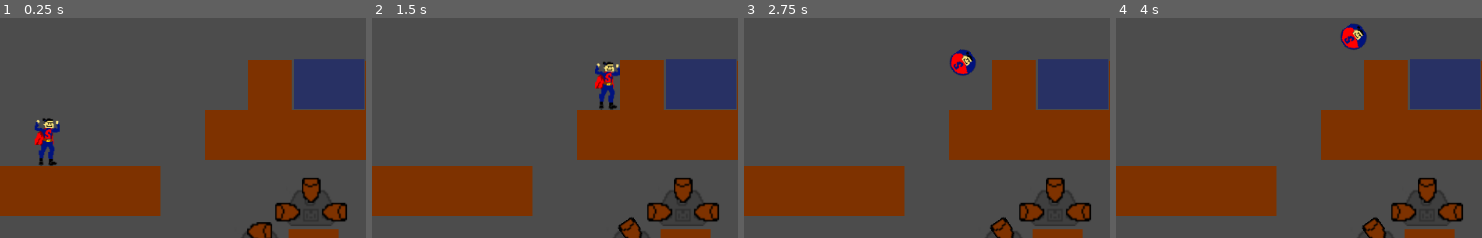
Above: before the commit, frames 1-4 (left to right).
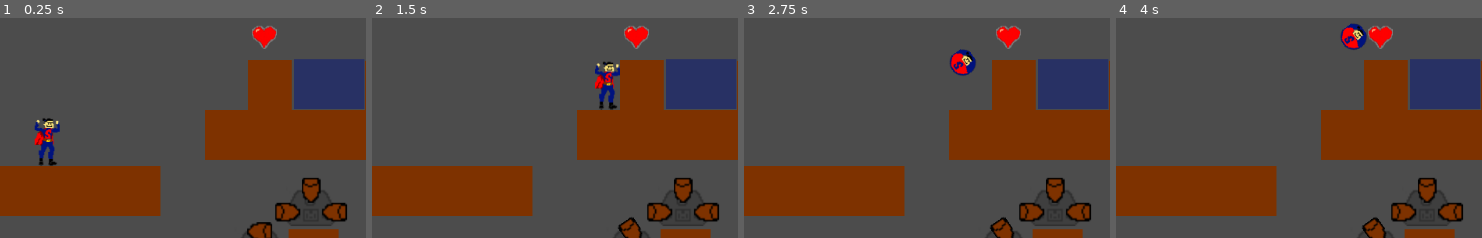
Above: after the commit, the same moments.

Repository: epielemeier/SacrificialSam
Game: Godot game, scene res://Level.tscn
Two runs of this game, one before a commit and one after it. Both use one fixed random seed, a clock stepped at 60 frames per second and the inputs below.
Inputs:
- Up to frame 1 (0.25 s): no input
- Up to frame 2 (1.5 s): tap Enter at 0.5 s; hold Z (dash) 0.53-1.28 s; hold Right (ui_right) from 0.53 s (still down); tap Space (ui_select) at 0.77 s; tap X (interact) at 1.35 s
- Up to frame 3 (2.75 s): tap Space (ui_select) at 1.52 s; release Right (ui_right) at 2.03 s; hold Left (ui_left) from 2.03 s (still down); tap C (shrink) at 2.1 s
- Up to frame 4 (4 s): release Left (ui_left) at 2.78 s; hold Right (ui_right) from 2.78 s (still down); tap Z (dash) at 2.85 s; tap Space (ui_select) at 3.02, 3.77 s; tap X (interact) at 3.6 s
The pictures show only the part of the screen within x 33-83%, y 17-67%; the shares and areas given below are measured in that part.

The runs differ from the first frame. In frame 1, 0.5% of the frame differs, in the area x 68-76%, y 3-15%; in frame 2, 0.5%; in frame 3, 0.5%; in frame 4, 0.5%.

Commit message:
add heart collectible

Diff:
--- a/HealthControl.gd
+++ b/HealthControl.gd
@@ -2,13 +2,14 @@
 
 signal zero_health
 
-var health_amount = 3
+var max_health_amount = 3
+var health_amount = max_health_amount
 var cur_waterbreathing_amount = 0
 var is_holding_breath = false
 
 func _ready():
-	_set_health(health_amount)
-	set_max_health(health_amount)
+	_set_health(max_health_amount)
+	set_max_health(max_health_amount)
 	$HoldBreathTimer.connect("timeout", self, "_on_HoldBreathTimer_timeout")
 
 func _process(delta):
@@ -38,13 +39,16 @@
 		i += 1
 
 func change_health(difference):
-	health_amount += difference
+	health_amount = max(0,min(health_amount + difference, max_health_amount))
 	_set_health(health_amount)
-	if health_amount <= 0:
+	if health_amount == 0:
 		emit_signal("zero_health")
 
 func get_health():
 	return health_amount
+
+func get_health_lost():
+	return max_health_amount - health_amount
 
 func set_max_health(value):
 	var h = _get_heart_controls()
--- /dev/null
+++ b/HeartCollectible.tscn
@@ -0,0 +1,28 @@
+[gd_scene load_steps=3 format=2]
+
+[ext_resource path="res://art/heart_full.png" type="Texture" id=1]
+
+[sub_resource type="CircleShape2D" id=1]
+
+custom_solver_bias = 0.0
+radius = 17.5974
+
+[node name="HeartCollectible" type="Area2D"]
+
+input_pickable = true
+gravity_vec = Vector2( 0, 1 )
+gravity = 98.0
+linear_damp = 0.1
+angular_damp = 1.0
+collision_layer = 1032
+audio_bus_override = false
+audio_bus_name = "Master"
+_sections_unfolded = [ "Collision" ]
+
+[node name="CollisionShape2D" type="CollisionShape2D" parent="." index="0"]
+
+shape = SubResource( 1 )
+
+[node name="Sprite" type="Sprite" parent="." index="1"]
+
+texture = ExtResource( 1 )
--- a/Level.gd
+++ b/Level.gd
@@ -10,6 +10,8 @@
 	for child in $WaterTiles.get_children():
 		child.connect("area_entered", self, "_on_WaterTile_area_entered")
 		child.connect("area_exited", self, "_on_WaterTile_area_exited")
+	for child in $HeartCollectibles.get_children():
+		child.connect("body_entered", self, "_on_HeartCollectible_body_entered", [child])
 	$Victim.connect("give_equipment", self, "_on_Victim_give_equipment")
 	$Hero.connect("interacting", self, "_on_Hero_interacting")
 	$Tank.connect("bullet_hit", self, "_on_Bullet_hit")
@@ -37,6 +39,13 @@
 	if body == $Hero:
 		$HealthControl.change_health(-0.5)
 
+func _on_HeartCollectible_body_entered(body, collectible):
+	if body == $Hero:
+		if $HealthControl.get_health_lost() > 0:
+			$HealthControl.change_health(1)
+			collectible.queue_free()
+
+
 func _on_HealthControl_zero_health():
 	get_tree().reload_current_scene()
 
--- a/Level.tscn
+++ b/Level.tscn
@@ -9,6 +9,7 @@
 [ext_resource path="res://HealthControl.tscn" type="PackedScene" id=7]
 [ext_resource path="res://Victim.tscn" type="PackedScene" id=8]
 [ext_resource path="res://TriTank.tscn" type="PackedScene" id=9]
+[ext_resource path="res://HeartCollectible.tscn" type="PackedScene" id=10]
 
 [node name="Level" type="Node" index="0"]
 
@@ -64,6 +65,8 @@
 
 [node name="WaterTiles" type="Node2D" parent="." index="2"]
 
+editor/display_folded = true
+
 [node name="WaterTile" parent="WaterTiles" index="0" instance=ExtResource( 4 )]
 
 position = Vector2( 735.007, 181.262 )
@@ -91,3 +94,9 @@
 [node name="TriTank" parent="." index="7" instance=ExtResource( 9 )]
 
 position = Vector2( 711.67, 331.02 )
+
+[node name="HeartCollectibles" type="Node2D" parent="." index="8"]
+
+[node name="HeartCollectible" parent="HeartCollectibles" index="0" instance=ExtResource( 10 )]
+
+position = Vector2( 652.085, 120.42 )
Not shown: 1 places in Level.tscn that only renumber resources
